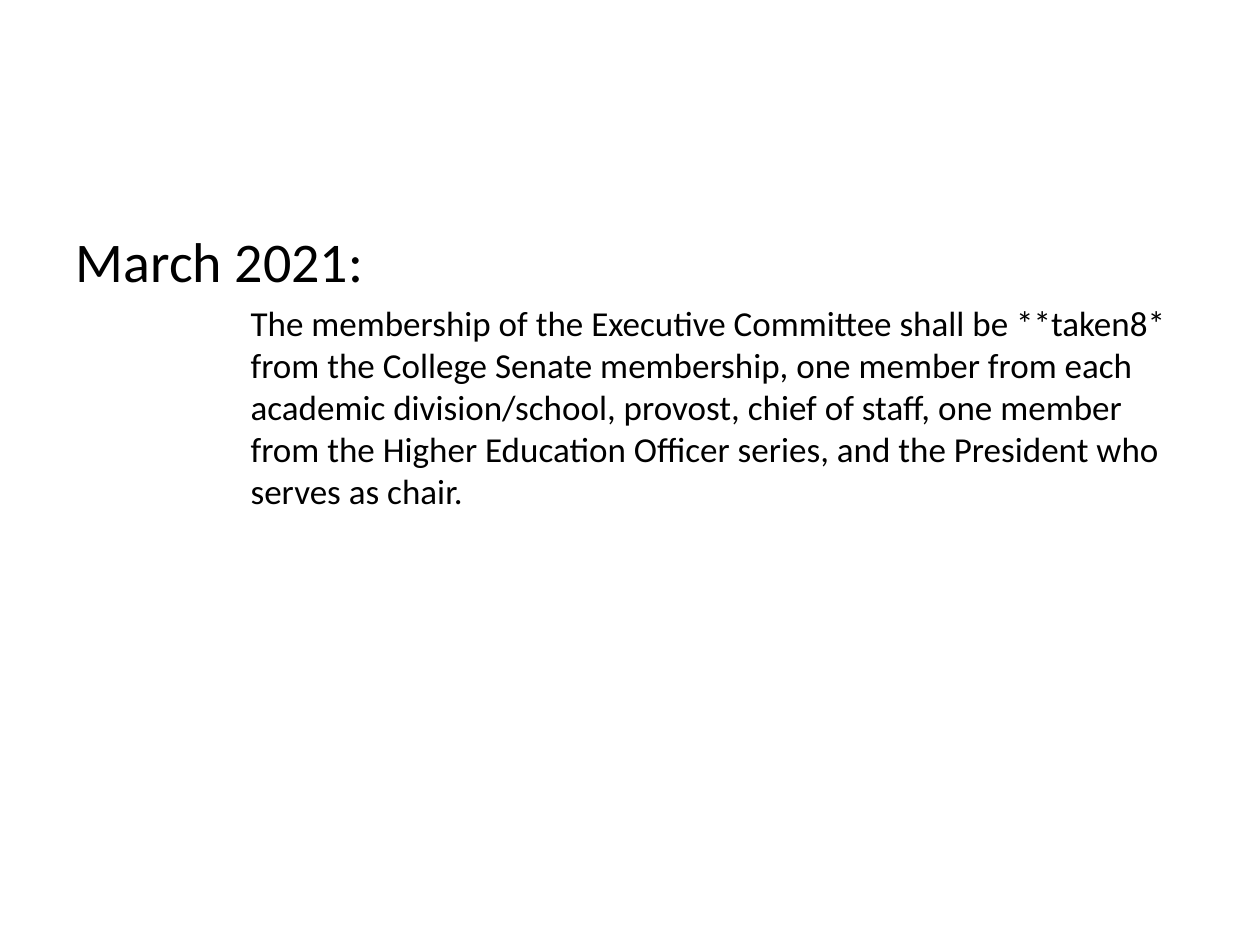
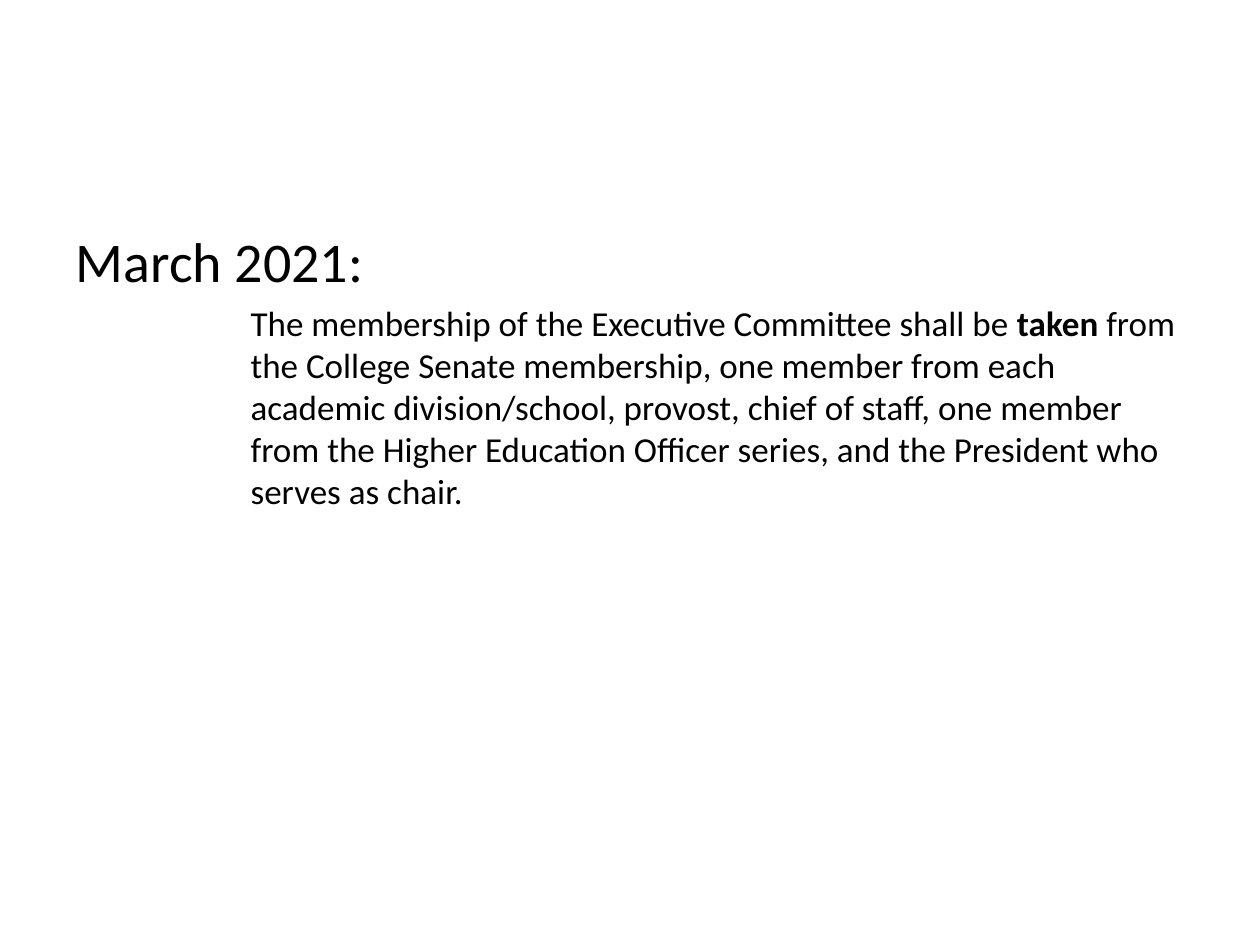
Before and after one commit to CSICollegeGovernance/CSICollegeGovernance.github.io, a slide deck: slide 16 of GovernanceCrisis/presentation.pptx. Drawn at 1260x945 pixels with LibreOffice and Linux fonts; fonts in the diff are those of the drawing. Boxes give left, top, right and bottom in pixels: in the first picture for what was removed or moved away, otherwise in the second. Text is boxed around its words. In the diff, an @@ line names an element or a change of style, - is before the commit and + after.

```diff
--- a/GovernanceCrisis/presentation.pptx
+++ b/GovernanceCrisis/presentation.pptx
@@ text at box(251, 311, 1175, 505): text changed @@
-The membership of the Executive Committee shall be **taken8* from the College Senate membership, one member from each academic division/school, provost, chief of staff, one member from the Higher Education Officer series, and the President who serves as chair.
+The membership of the Executive Committee shall be taken from the College Senate membership, one member from each academic division/school, provost, chief of staff, one member from the Higher Education Officer series, and the President who serves as chair.
```
Also in this commit, not shown: 4 other slides changed.
